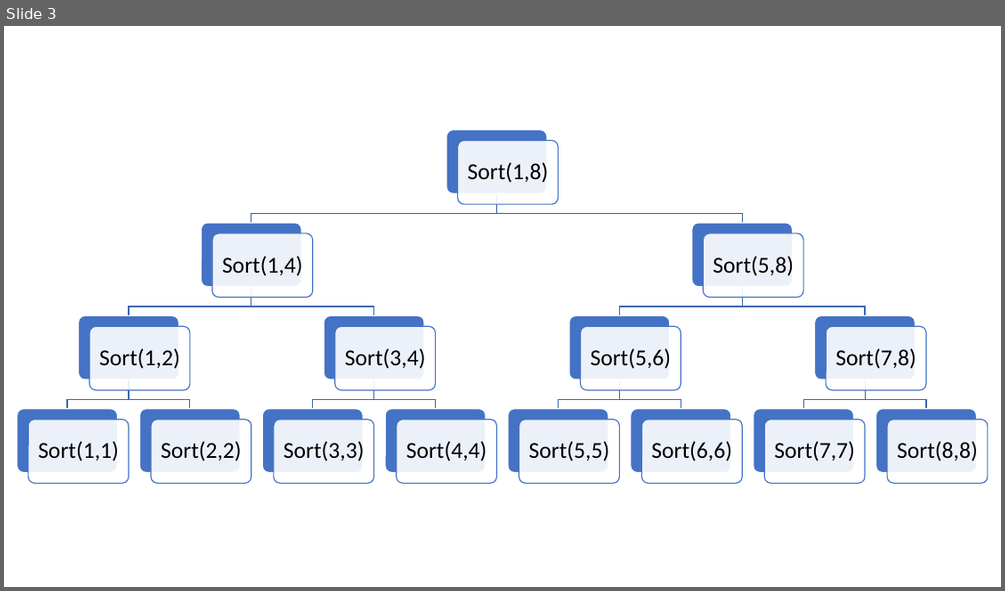
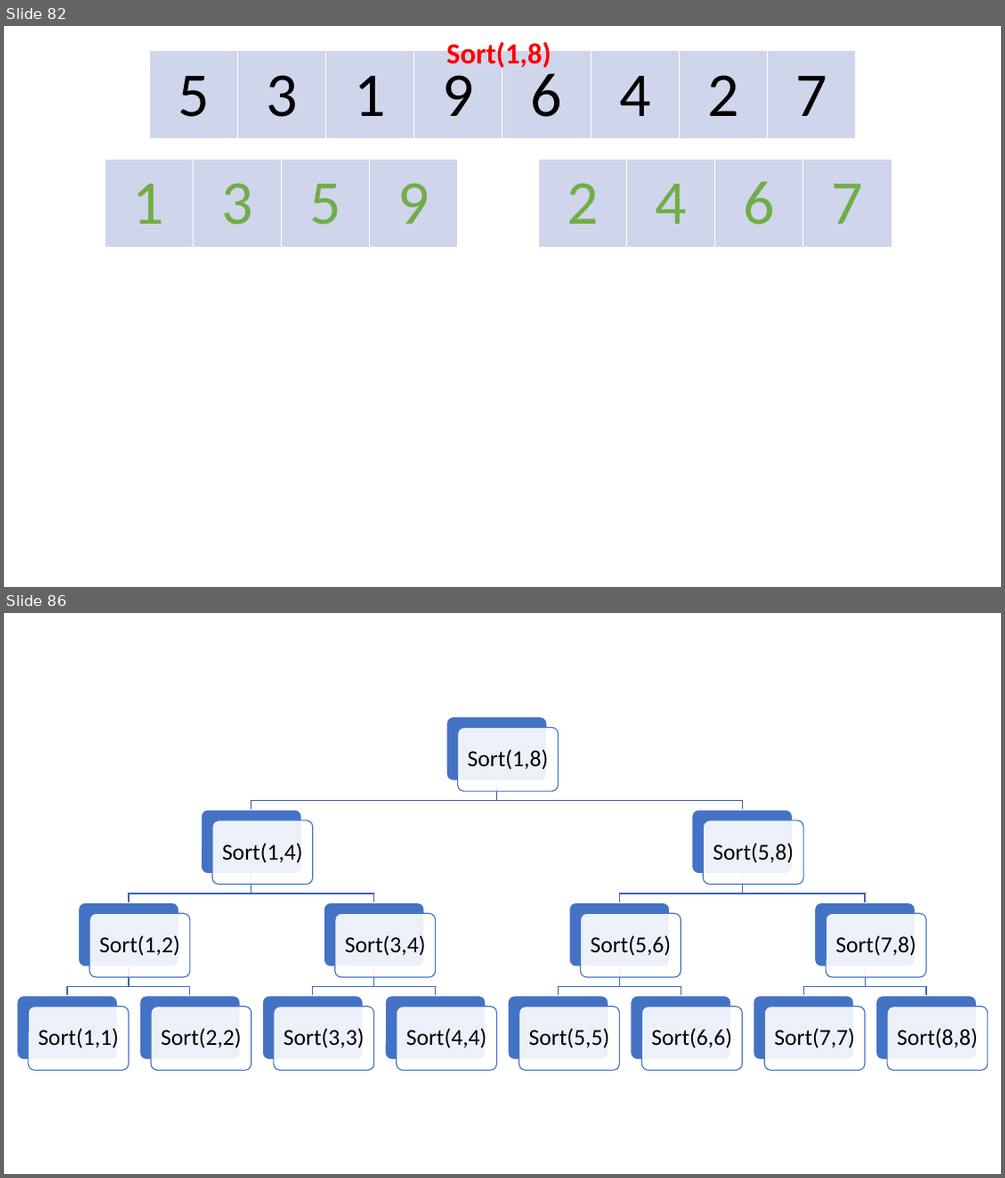
Before and after one commit to blackbat13/CS-HTiEW, a slide deck: Wprowadzenie do rekurencji 2/I. Wprowadzenie do rekurencji 2/Sortowanie przez scalanie.pptx. Shown one above the other, each under a label of ours: slide 3 before the commit, slides 82 and 86 after it; the slides between them are not shown. The pictures are 1005x591 and 1005x1178 pixels, drawn with LibreOffice and Linux fonts; fonts in the diff are those of the drawing. Boxes give left, top, right and bottom in pixels: in the first picture for what was removed or moved away, otherwise in the second. Text is boxed around its words. In the diff, an @@ line names an element or a change of style, - is before the commit and + after.

```diff
--- a/Wprowadzenie do rekurencji 2/I. Wprowadzenie do rekurencji 2/Sortowanie przez scalanie.pptx
+++ b/Wprowadzenie do rekurencji 2/I. Wprowadzenie do rekurencji 2/Sortowanie przez scalanie.pptx
@@ slide 82 added at (4, 26, 1001, 587), background #FFFFFF @@
@@ table added at (149, 51, 855, 139), 1 rows, 8 columns @@
+5 | 3 | 1 | 9 | 6 | 4 | 2 | 7
@@ text added at (446, 39, 551, 70), 28 pt, text #FF0000, bold @@
+Sort(1,8)
@@ table added at (105, 160, 458, 248), 1 rows, 4 columns @@
+1 | 3 | 5 | 9
@@ table added at (539, 160, 891, 248), 1 rows, 4 columns @@
+2 | 4 | 6 | 7
@@ what was slide 3 is now slide 86 @@
```
Also in this commit, not shown: 3 slides changed, 84 other slides added.
